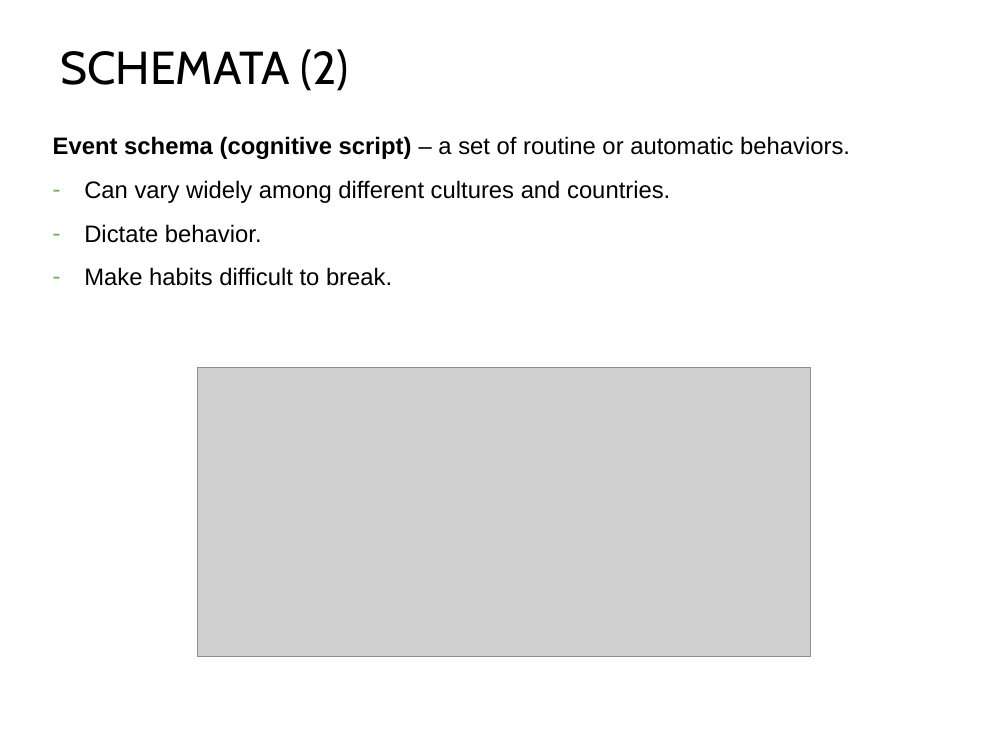
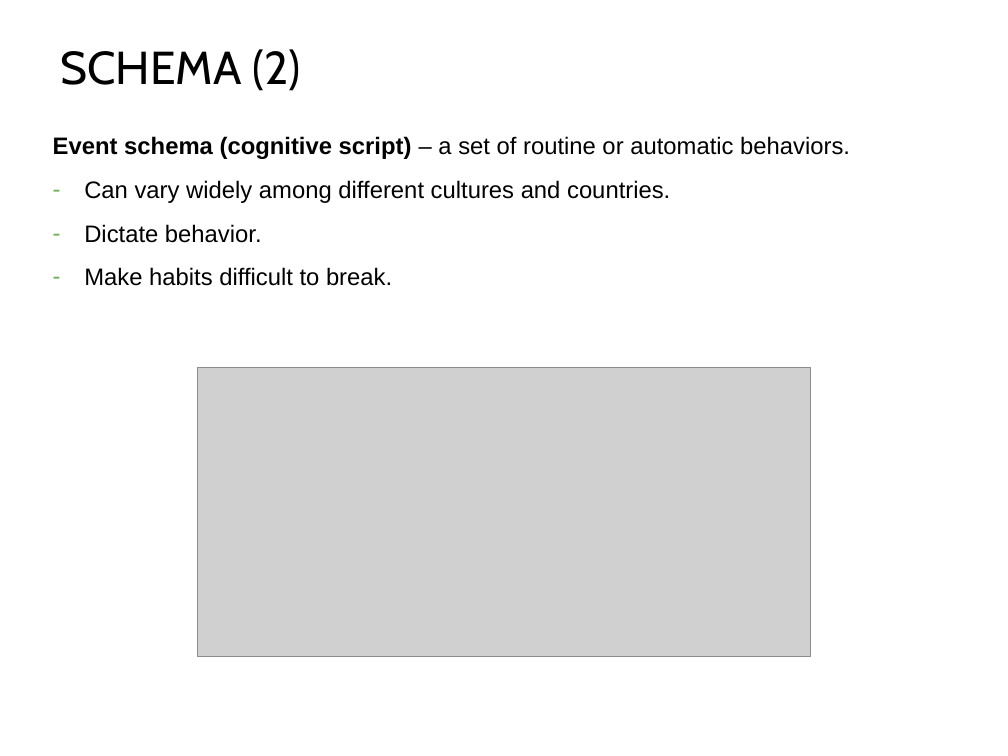
Before and after one commit to npm27/Teaching-Materials, a slide deck: slide 12 of Gen Psych II/Slides/7 Thinking and Intelligence.pptx. Drawn at 1008x756 pixels with LibreOffice and Linux fonts; fonts in the diff are those of the drawing; grey boxes stand for pictures. Boxes give left, top, right and bottom in pixels: in the first picture for what was removed or moved away, otherwise in the second. Text is boxed around its words. In the diff, an @@ line names an element or a change of style, - is before the commit and + after.

```diff
--- a/Gen Psych II/Slides/7 Thinking and Intelligence.pptx
+++ b/Gen Psych II/Slides/7 Thinking and Intelligence.pptx
@@ title at bbox=[60, 49, 300, 91]: text changed @@
-SCHEMATA (2)
+SCHEMA (2)
```
Also in this commit, not shown: 6 other slides changed, 2 slides added.
